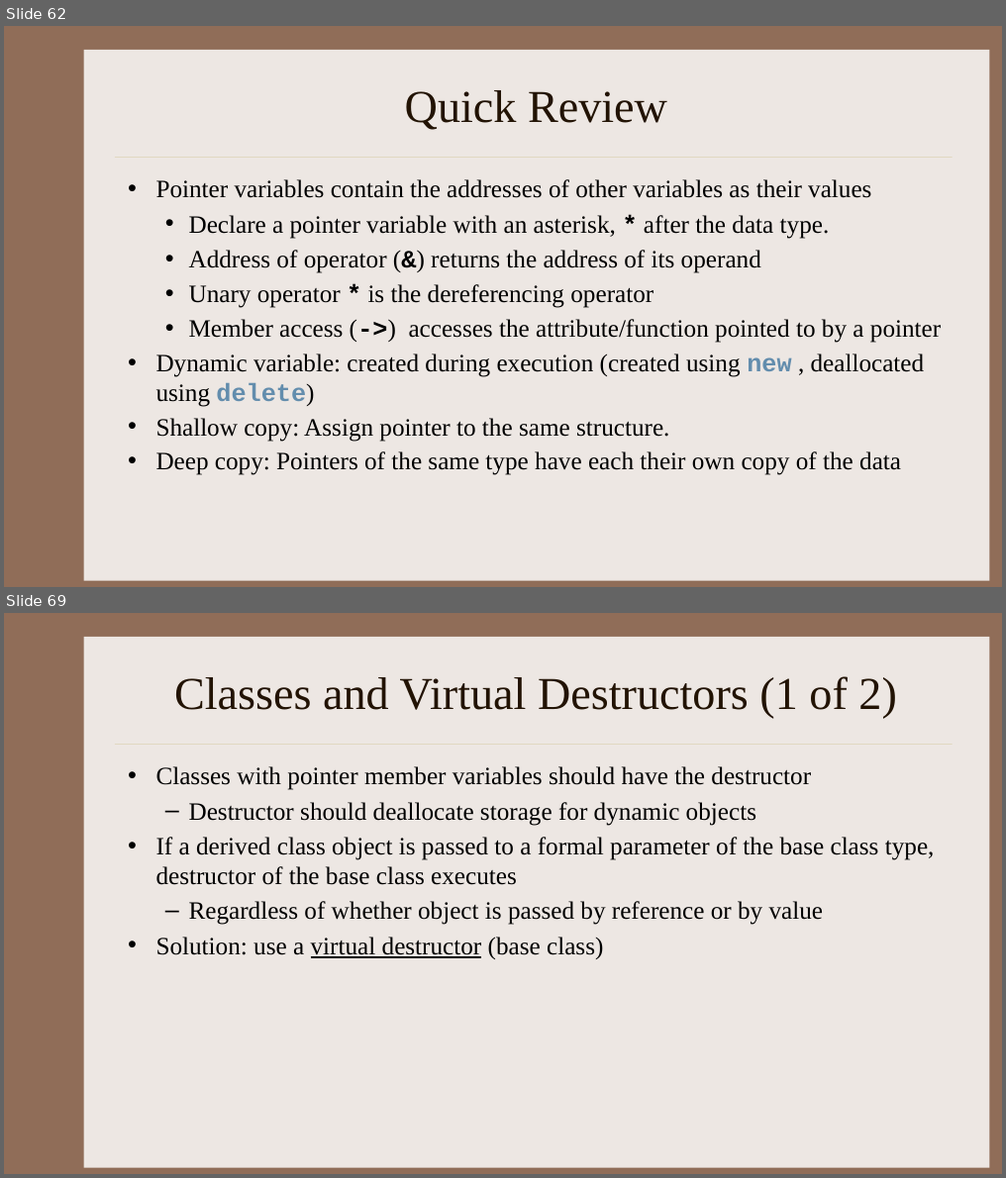
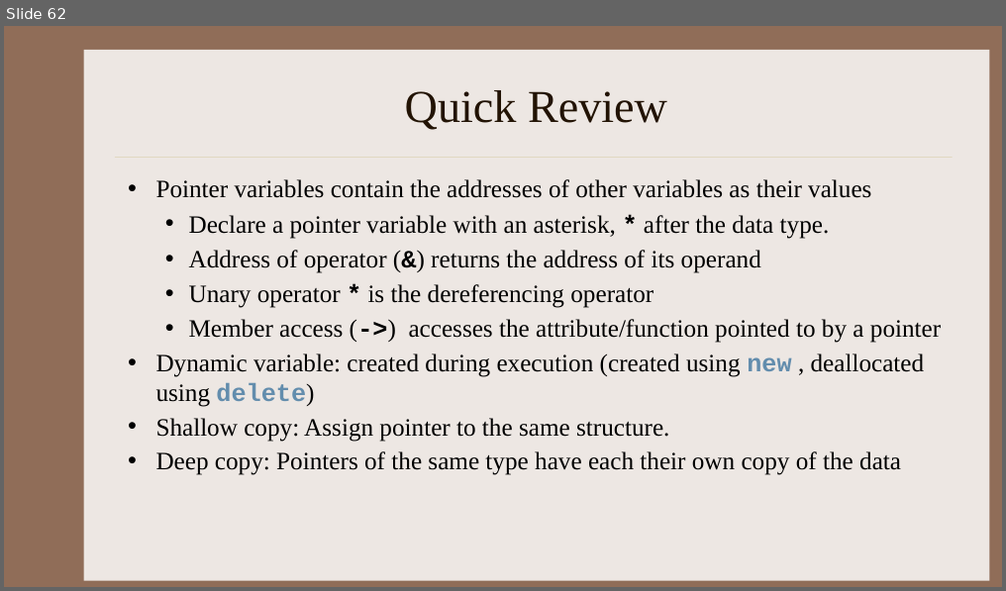
Before and after one commit to kapsitis/rbs-datastructures, a slide deck: slides/DS_Week02_02_Classes.pptx. Shown one above the other, each under a label of ours: slides 62 and 69 before the commit, slide 62 after it; the slides between them are not shown. The pictures are 1006x1178 and 1006x591 pixels, drawn with LibreOffice and Linux fonts; fonts in the diff are those of the drawing. Boxes give left, top, right and bottom in pixels: in the first picture for what was removed or moved away, otherwise in the second. Text is boxed around its words. In the diff, an @@ line names an element or a change of style, - is before the commit and + after.

```diff
--- a/slides/DS_Week02_02_Classes.pptx
+++ b/slides/DS_Week02_02_Classes.pptx
@@ slide 69 removed at <box>4,613,1002,1174</box>, background #906D58; not listed: 2 template elements that a slide beside it also shows @@
@@ title removed at <box>174,676,896,718</box> @@
-Classes and Virtual Destructors (1 of 2)
@@ text removed at <box>156,766,935,959</box> @@
-• Classes with pointer member variables should have the destructor
-  – Destructor should deallocate storage for dynamic objects
-• If a derived class object is passed to a formal parameter of the base class type, destructor of the base class executes
-  – Regardless of whether object is passed by reference or by value
-• Solution: use a virtual destructor (base class)
```
Also in this commit, not shown: 24 other slides removed, 53 other files.
